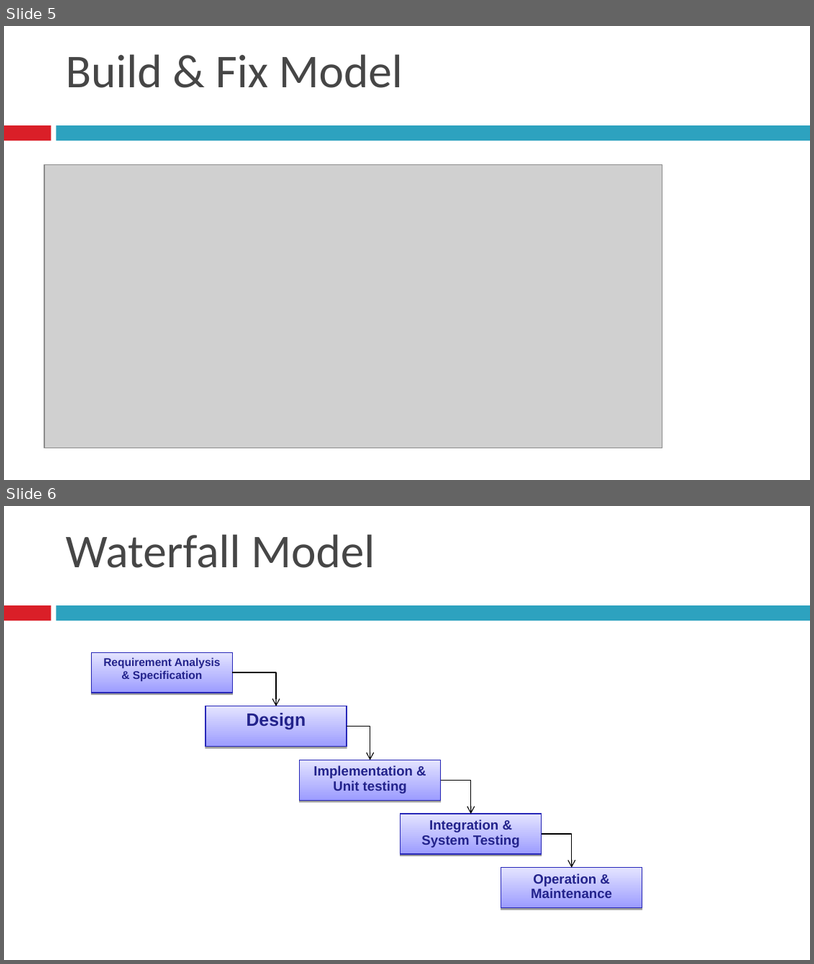
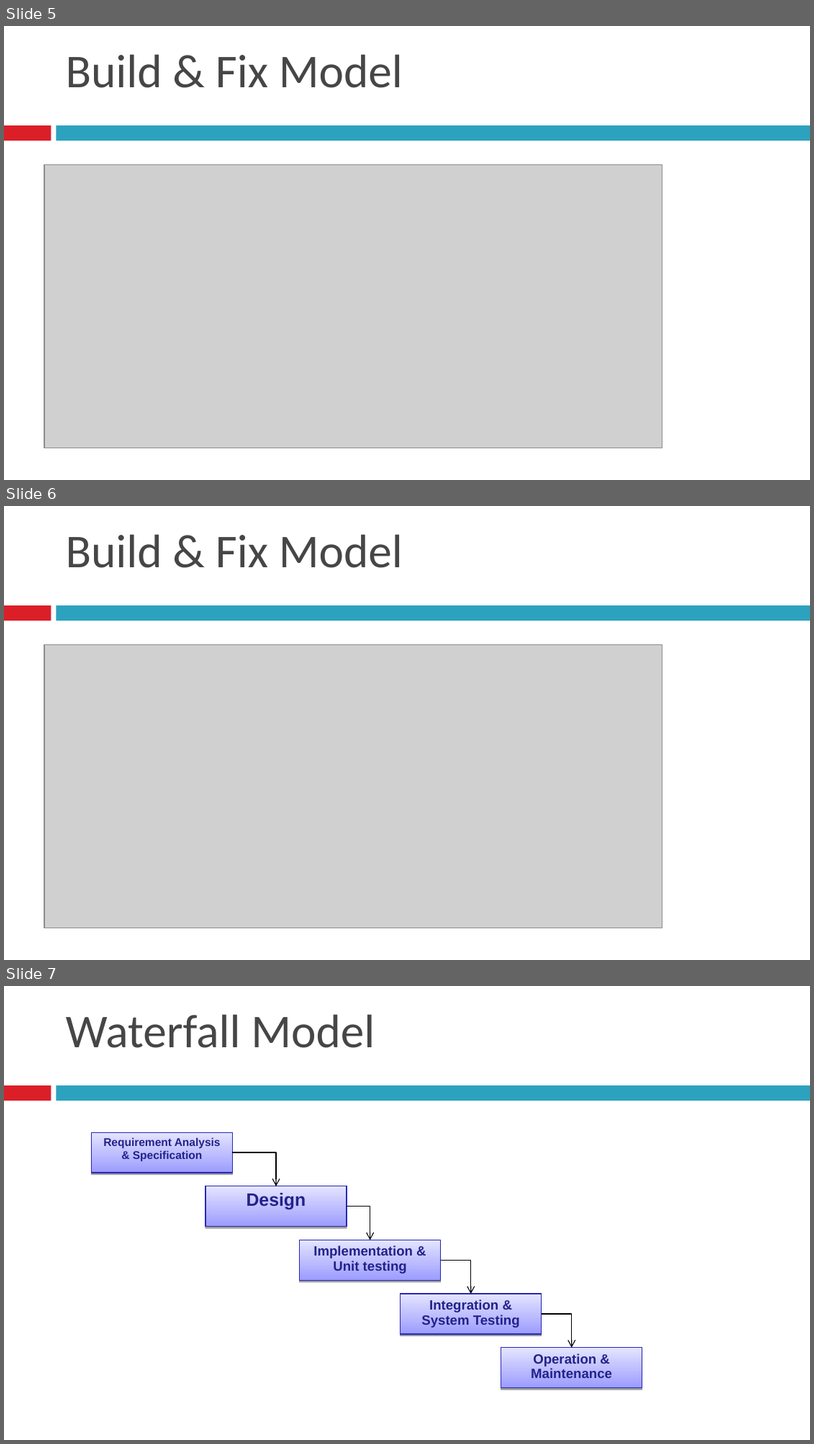
Before and after one commit to nitinongithub/bcav2019, a slide deck: SoftwareProcessModels.ppt. Shown one above the other, each under a label of ours: slides 5 and 6 before the commit, slides 5, 6 and 7 after it. The pictures are 814x964 and 814x1444 pixels, drawn with LibreOffice and Linux fonts; fonts in the diff are those of the drawing; grey boxes stand for pictures. Boxes give left, top, right and bottom in pixels: in the first picture for what was removed or moved away, otherwise in the second. Text is boxed around its words. In the diff, an @@ line names an element or a change of style, - is before the commit and + after.

```diff
--- a/SoftwareProcessModels.ppt
+++ b/SoftwareProcessModels.ppt
@@ slide 6 added at <box>4,506,810,960</box>, background #FFFFFF; not listed: 2 template elements that a slide beside it also shows @@
@@ text added at <box>66,534,403,568</box>, 42 pt, text #464646 @@
+Build & Fix Model
@@ picture added at <box>44,645,663,928</box> @@
@@ what was slide 6 is now slide 7 @@
```
Also in this commit, not shown: 2 slides removed, 30 other files.
